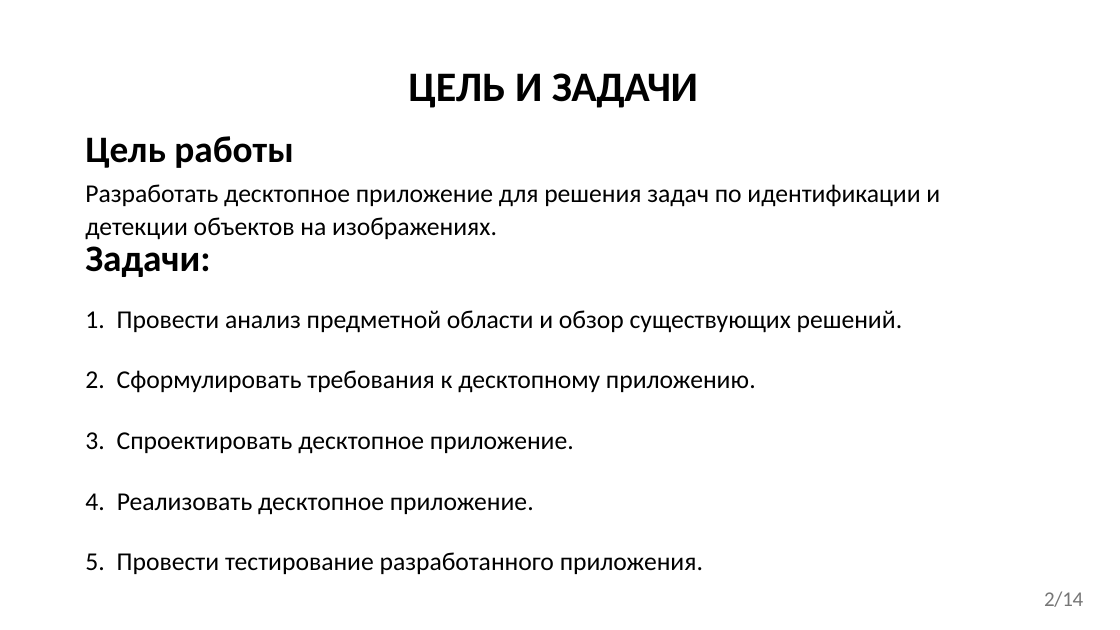
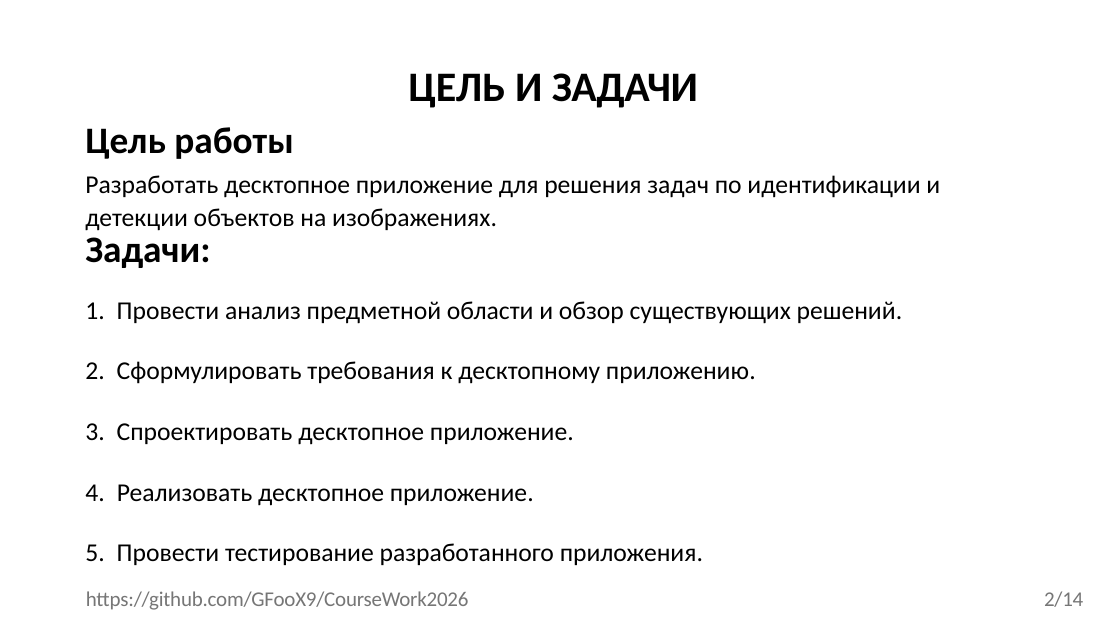
Before and after one commit to GFooX9/CourseWork2026, a slide deck: slide 2 of Documentation/Official documents/PPTX/Презентация курсовой работы.pptx. Drawn at 1120x630 pixels with LibreOffice and Linux fonts; fonts in the diff are those of the drawing. Boxes give left, top, right and bottom in pixels: in the first picture for what was removed or moved away, otherwise in the second. Text is boxed around its words. In the diff, an @@ line names an element or a change of style, - is before the commit and + after.

```diff
--- a/Documentation/Official documents/PPTX/Презентация курсовой работы.pptx
+++ b/Documentation/Official documents/PPTX/Презентация курсовой работы.pptx
@@ text "Цель работы": place and size @@
-text "Цель работы" at (85, 136, 940, 574)
+text "Цель работы" at (85, 127, 940, 565)
@@ text added at (86, 591, 469, 610), 18 pt, text #767676 @@
+https://github.com/GFooX9/CourseWork2026
```
Also in this commit, not shown: 9 other slides changed, 2 slides added, 1 slide removed, 7 other files.
